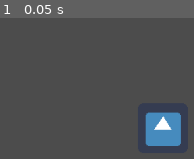
Above: before the commit, frame 1.
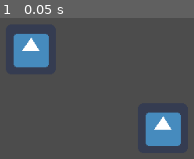
Above: after the commit, the same moment.

Repository: werkstatton/calendar-hbsw
Game: Godot game, scene res://scenes/main.tscn
Two runs of this game, one before a commit and one after it. Both use one fixed random seed, a clock stepped at 60 frames per second and the inputs below. The engine's default icon, where the game draws it, is replaced by a stand-in: a white triangle on a blue panel in a dark square.
Inputs:
- Up to frame 1 (0.05 s): no input

The runs differ from the first frame. In frame 1, 4.4% of the frame differs, in the area x 6-26%, y 11-36%.

Commit message:
Test GH actions

Diff:
--- a/src/scenes/main.tscn
+++ b/src/scenes/main.tscn
@@ -7,3 +7,11 @@
 [node name="Sprite" type="Sprite" parent="."]
 position = Vector2( 499, 281 )
 texture = ExtResource( 1 )
+
+[node name="TextureRect" type="TextureRect" parent="."]
+margin_left = 298.0
+margin_top = 148.0
+margin_right = 362.0
+margin_bottom = 212.0
+texture = ExtResource( 1 )
+expand = true
